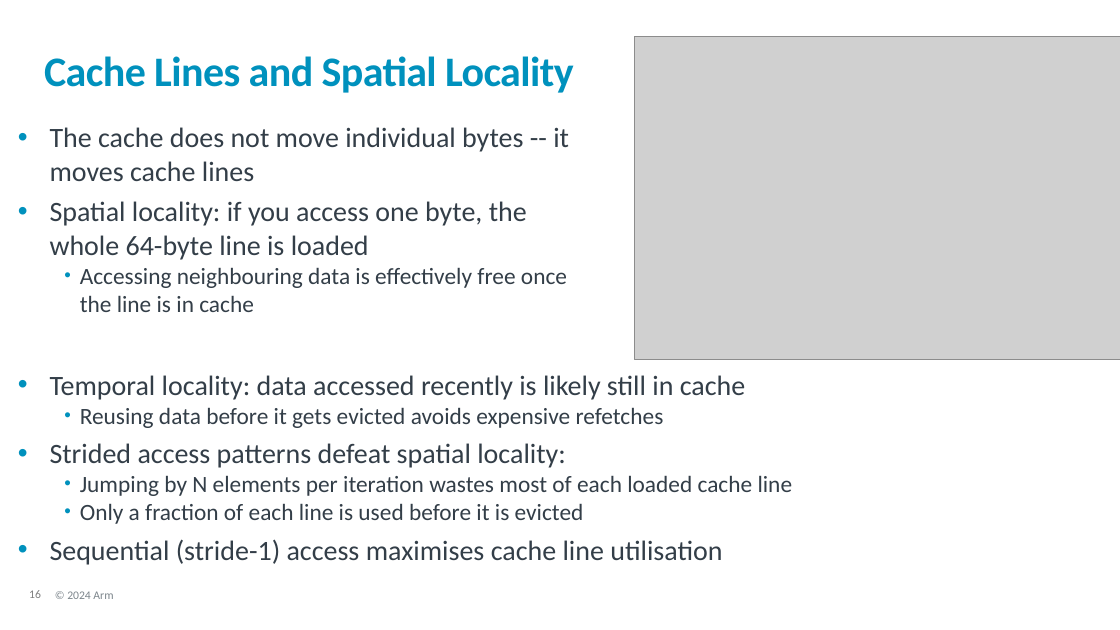
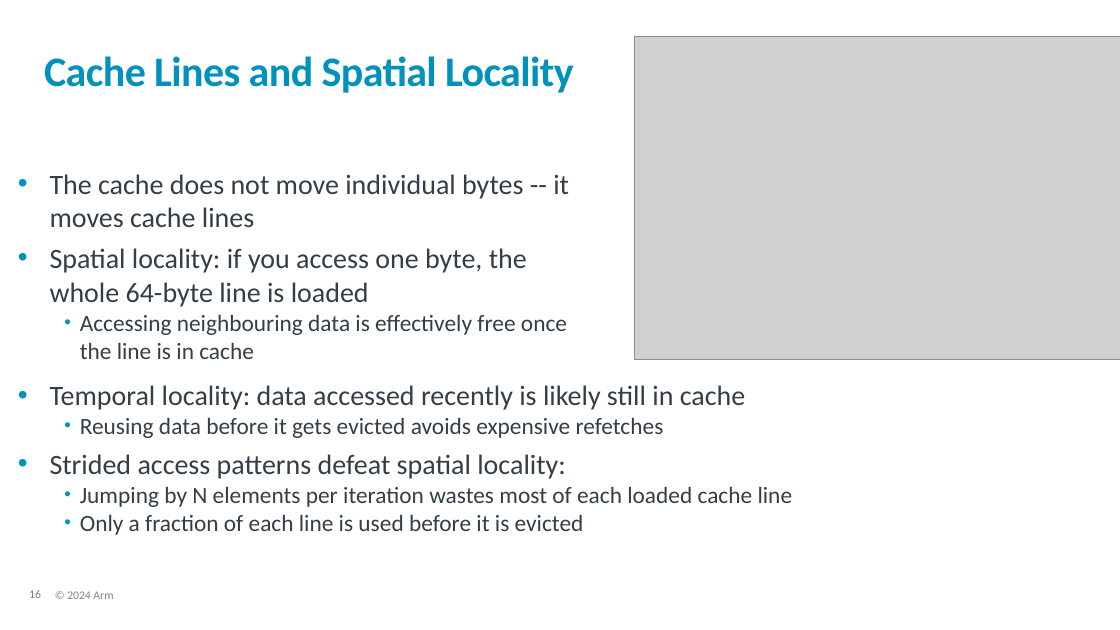
Before and after one commit to OliverGrainge/Arm-Total-Performance, a slide deck: slide 16 of slides.pptx. Drawn at 1120x630 pixels with LibreOffice and Linux fonts; fonts in the diff are those of the drawing; grey boxes stand for pictures; background and template pictures are left out. Boxes give left, top, right and bottom in pixels: in the first picture for what was removed or moved away, otherwise in the second. Text is boxed around its words. In the diff, an @@ line names an element or a change of style, - is before the commit and + after.

```diff
--- a/slides.pptx
+++ b/slides.pptx
@@ text "The cache does not move ...": place and size @@
-text "The cache does not move ..." at <box>50,127,569,312</box>
+text "The cache does not move ..." at <box>50,174,569,359</box>
@@ text "Temporal locality: data accessed recently ...": place and size @@
-text "Temporal locality: data accessed recently ..." at <box>50,375,793,565</box>
+text "Temporal locality: data accessed recently ..." at <box>50,385,793,535</box>
@@ text at <box>50,539,722,565</box>: paragraph removed @@
-• Sequential (stride-1) access maximises cache line utilisation
```
Also in this commit, not shown: 12 other slides changed.
